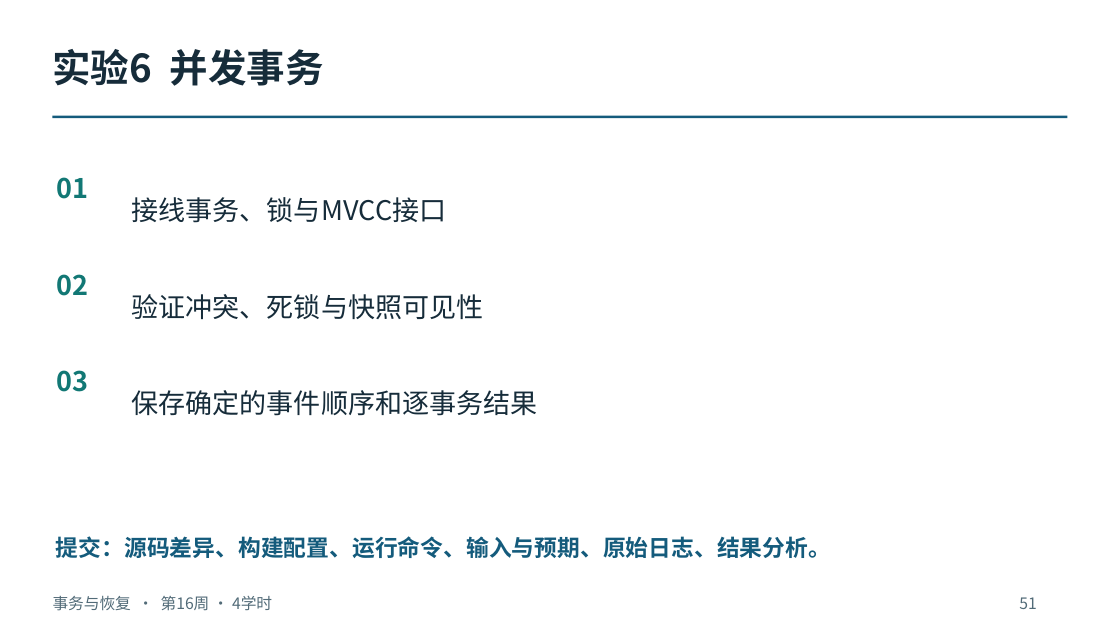
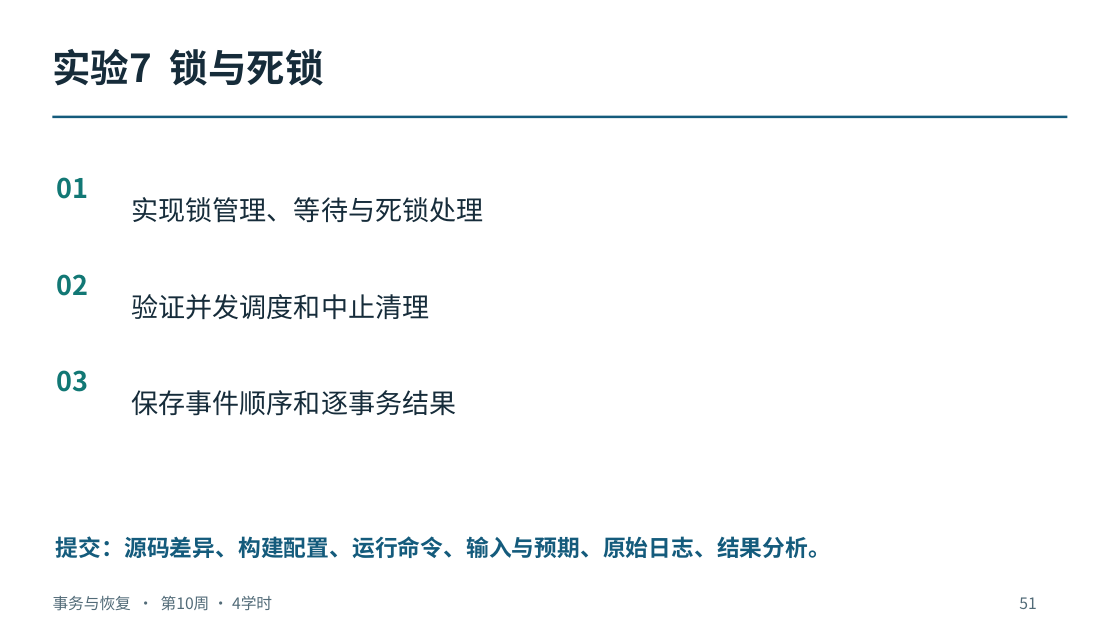
Before and after one commit to intellistream/database-kernel-course-student, a slide deck: slide 51 of 01_课件（第6版）/04_事务与恢复.pptx. Drawn at 1120x630 pixels with LibreOffice and Linux fonts; fonts in the diff are those of the drawing. Boxes give left, top, right and bottom in pixels: in the first picture for what was removed or moved away, otherwise in the second. Text is boxed around its words. In the diff, an @@ line names an element or a change of style, - is before the commit and + after.

```diff
--- a/01_课件（第6版）/04_事务与恢复.pptx
+++ b/01_课件（第6版）/04_事务与恢复.pptx
@@ text at (52, 49, 324, 86): text changed @@
-实验6 并发事务
+实验7 锁与死锁
@@ text at (131, 197, 483, 223): text changed @@
-接线事务、锁与MVCC接口
+实现锁管理、等待与死锁处理
@@ text at (131, 294, 429, 319): text changed @@
-验证冲突、死锁与快照可见性
+验证并发调度和中止清理
@@ text at (131, 390, 456, 416): text changed @@
-保存确定的事件顺序和逐事务结果
+保存事件顺序和逐事务结果
@@ text at (53, 596, 272, 611): text changed @@
-事务与恢复 · 第16周 · 4学时
+事务与恢复 · 第10周 · 4学时
```
Also in this commit, not shown: 3 other slides changed, 1 slide added, 14 other files.
